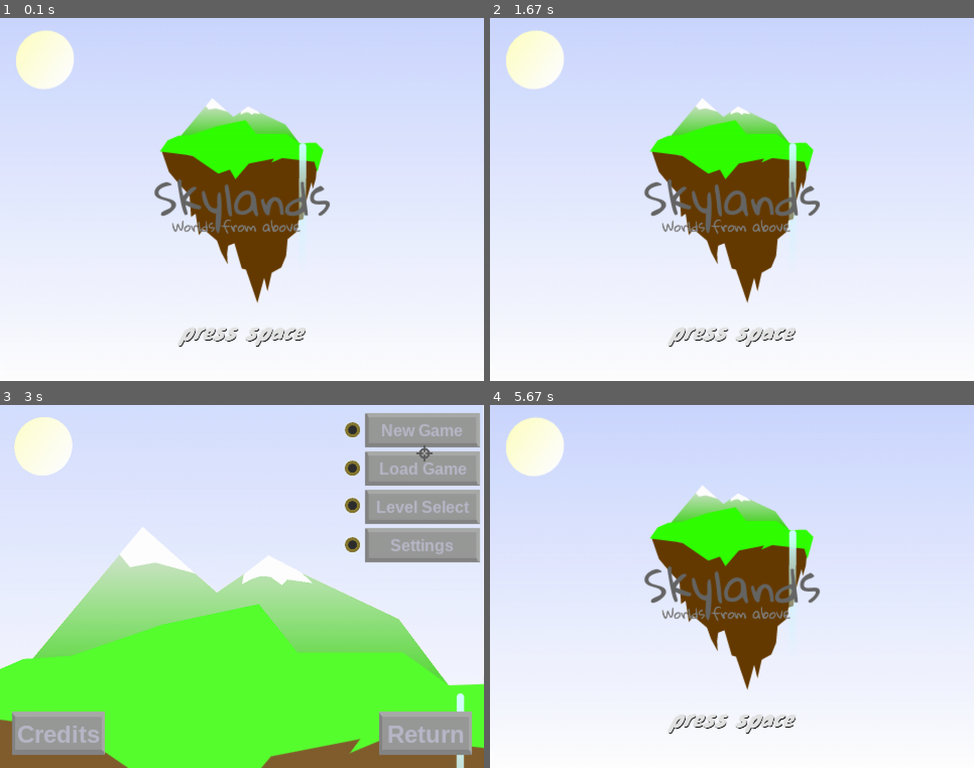
Above: before the commit, frames 1-4 (two rows, left to right).
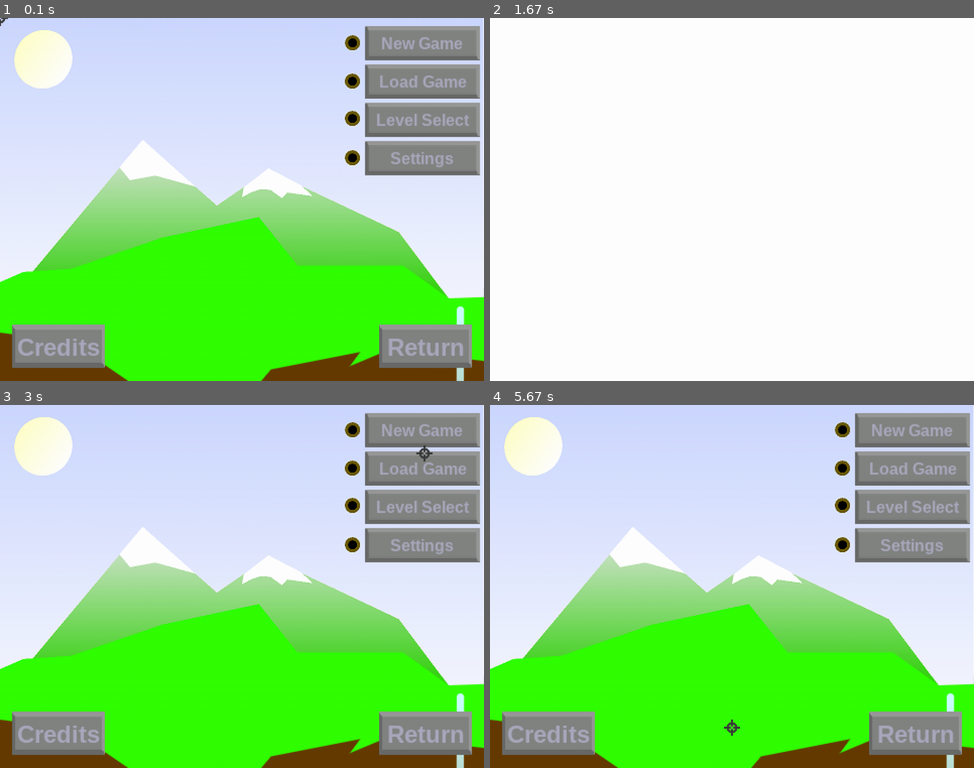
Above: after the commit, the same moments.

Repository: kjniemela/Skylands-WFA-py
Game: pygame game, started from main.py
Two runs of this game, one before a commit and one after it. Both use one fixed random seed, a clock stepped at 60 frames per second and the inputs below.
Inputs (mouse positions are in pixels of both pictures, inside the frame that each line leads up to):
- Up to frame 1 (0.1 s): no input
- Up to frame 2 (1.67 s): press the mouse at (915, 159) at 0.37 s; move the mouse to (746, 221) at 0.47 s; release the mouse at (581, 282) at 0.6 s; press the mouse at (732, 341) at 0.7 s; move the mouse to (649, 206) at 0.8 s; release the mouse at (572, 72) at 0.93 s; press the mouse at (548, 348) at 1.03 s; move the mouse to (644, 293) at 1.13 s; release the mouse at (736, 235) at 1.27 s; press the mouse at (915, 348) at 1.37 s; move the mouse to (741, 312) at 1.47 s; release the mouse at (572, 272) at 1.6 s
- Up to frame 3 (3 s): tap Space at 1.67 s; press the mouse at (58, 735) at 2.03 s; move the mouse to (145, 684) at 2.13 s; release the mouse at (237, 637) at 2.27 s; hold Esc 2.33-2.8 s; move the mouse to (125, 590) at 2.37 s; click (425, 452) at 2.88 s
- Up to frame 4 (5.67 s): press the mouse at (548, 735) at 3.2 s; move the mouse to (702, 611) at 3.3 s; release the mouse at (853, 484) at 3.43 s; press the mouse at (915, 735) at 3.53 s; move the mouse to (843, 651) at 3.63 s; release the mouse at (770, 564) at 3.77 s; tap Space at 3.83 s; press the mouse at (915, 735) at 4.2 s; move the mouse to (814, 601) at 4.3 s; release the mouse at (712, 463) at 4.43 s; press the mouse at (915, 546) at 4.53 s; move the mouse to (901, 561) at 4.63 s; release the mouse at (886, 579) at 4.77 s; click (732, 728) at 5.38 s

The runs differ from the first frame. In frame 1, 61% of the frame differs, in the area x 0-100%, y 0-100%; in frame 2, 58%; in frame 3, 39%; in frame 4, 61%.

Commit message:
final push from saekinter

Diff:
--- a/entities.py
+++ b/entities.py
@@ -61,11 +61,6 @@
         shoaldier[1][i[0]] = pygame.image.load(resource_path('assets/shoaldier/%s.png'%(i[0])))
         shoaldier[-1][i[0]] = pygame.transform.flip(shoaldier[1][i[0]], True, False)
     door_controller = pygame.image.load(resource_path('assets/door_controller.png'))
-def loadEntitySounds(vol):
-    global shoaldier_fire
-
-    shoaldier_fire = pygame.mixer.Sound(resource_path("assets/GDFSER-fire2.wav"))
-    shoaldier_fire.set_volume(1*vol)
 
 def blitRotateCenter(surf, image, angle, pos, camPos):
 
@@ -299,6 +294,7 @@
         if self.brain['fire'] and self.gunCooldown == 0:
             #shoaldier_fire.set_volume(1*vol)
             #shoaldier_fire.play()
+            self.level.play_sound("stb_shoot")
             self.level.projectiles.append(Bullet(self.gunX, -self.gunY, self.rightArm+(self.rightHand*self.facing), 5, self))
             self.gunCooldown = 100
 
@@ -388,7 +384,10 @@
             self.gunY = handY+(Sin(-(self.rightArm+self.rightHand))*(15))+4
             blitRotateCenter(win, shoaldier[self.facing]['gun_hand'], self.rightArm+self.rightHand, (handX,handY), (camX,camY))
     def damage(self, dmg, src, knockback=(0,0)): #0: fall damage - 1: melee damage
+        self.level.play_sound('hurt')
         self.hp -= dmg
+        self.xVel += knockback[0]
+        self.yVel += knockback[1]
 
 class DoorController(Entity):
     def __init__(self, level, x, y):
--- a/level.py
+++ b/level.py
@@ -132,7 +132,7 @@
 
 class Level:
     debugMode = False
-    def __init__(self, src, player, music={}):
+    def __init__(self, src, player, music={}, sounds={}, vol=1):
 
         self.platforms = []
         self.overlays = []
@@ -150,10 +150,12 @@
         self.player.level = self
         self.src = src
 
+        self.sounds = sounds
         self.tracks = {}
 
         for track in music:
             self.tracks[track] = (pygame.mixer.Sound(resource_path(music[track])))
+            self.tracks[track].set_volume(1*vol)
 
         self.entityTypes = {
             "shoaldier": Shoaldier,
@@ -198,12 +200,15 @@
                     self.tick = script
             elif i[0] == 'music':
                 self.tracks[i[1]] = (pygame.mixer.Sound(resource_path(' '.join(i[2:]))))
+                self.tracks[i[1]].set_volume(1*vol)
         #self.generate(50)\
 
         try:
             self.curTrack = list(self.tracks.keys())[0]
         except IndexError:
             self.curTrack = None
+    def play_sound(self, sound):
+        self.sounds[sound].play()
     def tick(self, level):
         pass
     def generate(self, times):
@@ -292,7 +297,7 @@
                 del self.entities[self.entities.index(entity)]
         for projectile in self.projectiles:
             if projectile.tick() and not projectile.get_touching(self):
-                pygame.draw.aaline(win, (111, 255, 239, 0.5), ((projectile.x-camX),-(projectile.y-camY)), ((projectile.x-camX-projectile.xVel),-(projectile.y-camY-projectile.yVel)))
+                #pygame.draw.aaline(win, (111, 255, 239, 0.5), ((projectile.x-camX),-(projectile.y-camY)), ((projectile.x-camX-projectile.xVel),-(projectile.y-camY-projectile.yVel)))
                 blitRotateCenter(win, bullet, projectile.d, (projectile.x-6,-projectile.y-3), (camX,camY))
             else:
                 del self.projectiles[self.projectiles.index(projectile)]
--- a/main.py
+++ b/main.py
@@ -29,7 +29,7 @@
 
 VERSION_MAJOR = 0
 VERSION_MINOR = 2
-VERSION_PATCH = 2
+VERSION_PATCH = 3
 
 pygame.display.init()
 islandIcon = pygame.image.load(resource_path('assets/icon.png'))
@@ -65,8 +65,8 @@
 menuYOffset = 0
 
 #MENU
-vol = 0.5
-playMusic = True
+vol = 1
+playMusic = False
 
 pygame.mixer.pre_init(44100, -16, 4, 512)
 pygame.mixer.init()
@@ -141,10 +141,56 @@
     gameMusic.set_volume(1*vol)
     menuMusic.set_volume(1*vol)
 
-GDFSER_shoot = pygame.mixer.Sound(resource_path("assets/GDFSER-fire2.wav"))
-GDFSER_shoot.set_volume(1*vol)
-
-loadEntitySounds(vol)
+GDFSER1 = pygame.mixer.Sound(resource_path("assets/GDFSER1.wav"))
+GDFSER1.set_volume(1*vol)
+GDFSER2 = pygame.mixer.Sound(resource_path("assets/GDFSER2.wav"))
+GDFSER2.set_volume(1*vol)
+
+step1 = pygame.mixer.Sound(resource_path("assets/step1.wav"))
+step1.set_volume(1*vol)
+step2 = pygame.mixer.Sound(resource_path("assets/step2.wav"))
+step2.set_volume(1*vol)
+step3 = pygame.mixer.Sound(resource_path("assets/step3.wav"))
+step3.set_volume(1*vol)
+land = pygame.mixer.Sound(resource_path("assets/land.wav"))
+land.set_volume(1*vol)
+pickup = pygame.mixer.Sound(resource_path("assets/gem.wav"))
+pickup.set_volume(1*vol)
+alert = pygame.mixer.Sound(resource_path("assets/alert.wav"))
+alert.set_volume(1*vol)
+hurt = pygame.mixer.Sound(resource_path("assets/hurt2.wav"))
+hurt.set_volume(1*vol)
+click = pygame.mixer.Sound(resource_path("assets/click.wav"))
+click.set_volume(1*vol)
+door_open = pygame.mixer.Sound(resource_path("assets/door_open.wav"))
+door_open.set_volume(1*vol)
+door_close = pygame.mixer.Sound(resource_path("assets/door_close.wav"))
+door_close.set_volume(1*vol)
+powerup = pygame.mixer.Sound(resource_path("assets/powerup.wav"))
+powerup.set_volume(1*vol)
+hum = pygame.mixer.Sound(resource_path("assets/hum.wav"))
+hum.set_volume(1*vol)
+button = pygame.mixer.Sound(resource_path("assets/button.wav"))
+button.set_volume(1*vol)
+
+sounds = {
+    'player_shoot': GDFSER1,
+    'stb_shoot': GDFSER2,
+    'step1': step1,
+    'step2': step2,
+    'step3': step3,
+    'land': land,
+    'hurt': hurt,
+    'pickup': pickup,
+    'alert': alert,
+    'click': click,
+    'door_open': door_open,
+    'door_close': door_close,
+    'powerup': powerup,
+    'hum': hum,
+    'button': button
+}
+
 ###########
 
 ###FONTS###
@@ -539,7 +585,6 @@
 print("Skylands: Worlds from Above v%d.%d.%d" % (VERSION_MAJOR, VERSION_MINOR, VERSION_PATCH))
 
 player = Player(125, 25, save_file)
-level = Level("lab", player, {})
 
 run = True
 runMenu = True
@@ -582,63 +627,77 @@
         pygame.display.update()
 
     curChannel = menuMusic.play(-1)
-
-    while run and runMenu:
-        clock.tick(60)
-        for event in pygame.event.get():
-            if event.type == pygame.QUIT:
-                run = False
-            if event.type == pygame.MOUSEMOTION:
+else:
+    gameState = "playMenu"
+
+while run and runMenu:
+    clock.tick(60)
+    for event in pygame.event.get():
+        if event.type == pygame.QUIT:
+            run = False
+        if event.type == pygame.MOUSEMOTION:
+            mouseX, mouseY = event.pos
+            mouseX -= menuXOffset
+            mouseY -= menuYOffset
+            mouseX *= 480/winW
+            mouseY *= 360/winH
+        if event.type == pygame.MOUSEBUTTONDOWN:
+            if event.button == 1:
                 mouseX, mouseY = event.pos
                 mouseX -= menuXOffset
                 mouseY -= menuYOffset
                 mouseX *= 480/winW
                 mouseY *= 360/winH
-            if event.type == pygame.MOUSEBUTTONDOWN:
-                if event.button == 1:
-                    mouseX, mouseY = event.pos
-                    mouseX -= menuXOffset
-                    mouseY -= menuYOffset
-                    mouseX *= 480/winW
-                    mouseY *= 360/winH
-                    #print(mouseX, mouseY)
-                    if gameState == "playMenu":
-                        if mouseY<32 and 375<mouseX<470:
-                            runMenu = False
-                        if 47<mouseY<77 and 375<mouseX<470:
-                            #LOAD
-                            pass
-                        if 125<mouseY<155 and 375<mouseX<470:
-                            #SETTINGS
-                            controlsScreen("playMenu")
-                        if 310<mouseY<348 and 377<mouseX<465:
-                            fade.fade_white(6, "mainMenu")
-                        if 310<mouseY<348 and 16<mouseX<100:
-                            creditsY = 40
-                            fade.fade_white(6, "credits")
-            if event.type == pygame.VIDEORESIZE:
-                if event.w/480 > event.h/360:
-                    winW, winH = int(480*(event.h/360)), event.h
-                    menuXOffset = int(event.w/2) - int(480*(event.h/360)/2)
-                    menuYOffset = 0
-                else:
-                    winW, winH = event.w, int(360*(event.w/480))
-                    menuXOffset = 0
-                    menuYOffset = int(event.h/2) - int(360*(event.w/480)/2)
-                surface = pygame.display.set_mode((event.w, event.h), pygame.RESIZABLE)
-                win2 = pygame.Surface((winW, winH))
-                #bg = pygame.transform.scale(sky, (event.w, event.h))
-                #menu = pygame.transform.scale(menuIsland, (480, 360))
-
-        keys = pygame.key.get_pressed()
-
-        if gameState == "mainMenu":
-            if keys[pygame.K_SPACE]:
-                fade.fade_white(6, "playMenu")
-
-        drawGameWindow()
-    if playMusic:
-        menuMusic.fadeout(1000)
+                #print(mouseX, mouseY)
+                if gameState == "playMenu":
+                    if mouseY<32 and 375<mouseX<470:
+                        #NEW GAME
+                        runMenu = False
+                        button.play()
+                        level = Level("narbadhir1", player, {}, sounds, vol)
+                    if 47<mouseY<77 and 375<mouseX<470:
+                        #LOAD
+                        pass
+                        button.play()
+                    if 125<mouseY<155 and 375<mouseX<470:
+                        #SETTINGS
+                        button.play()
+                        controlsScreen("playMenu")
+                    if 310<mouseY<348 and 377<mouseX<465:
+                        #RETURN
+                        button.play()
+                        fade.fade_white(6, "mainMenu")
+                    if 310<mouseY<348 and 16<mouseX<100:
+                        #CREDITS
+                        creditsY = 40
+                        button.play()
+                        fade.fade_white(8, "credits")
+        if event.type == pygame.VIDEORESIZE:
+            if event.w/480 > event.h/360:
+                winW, winH = int(480*(event.h/360)), event.h
+                menuXOffset = int(event.w/2) - int(480*(event.h/360)/2)
+                menuYOffset = 0
+            else:
+                winW, winH = event.w, int(360*(event.w/480))
+                menuXOffset = 0
+                menuYOffset = int(event.h/2) - int(360*(event.w/480)/2)
+            surface = pygame.display.set_mode((event.w, event.h), pygame.RESIZABLE)
+            win2 = pygame.Surface((winW, winH))
+            #bg = pygame.transform.scale(sky, (event.w, event.h))
+            #menu = pygame.transform.scale(menuIsland, (480, 360))
+
+    keys = pygame.key.get_pressed()
+
+    if gameState == "mainMenu":
+        if keys[pygame.K_SPACE]:
+            fade.fade_white(6, "playMenu")
+    elif gameState == "credits":
+        if keys[pygame.K_ESCAPE]:
+            fade.fade_white(8, "playMenu")
+
+    drawGameWindow()
+if playMusic:
+    menuMusic.fadeout(1000)
     fade.fade_black(6, "inGame")
 else:
     gameState = "inGame"
@@ -730,7 +789,7 @@
     if not (player.walljump and player.wallJumpTime < 5):
         if keys[controlsMap["left"]]:
             if player.xVel > -3:
-                player.xVel -= 2
+                player.xVel -= 0.5 if player.sneaking else 2
                 player.xVel *= 0.6
             else:
                 pass#player.xVel = -3
@@ -738,7 +797,7 @@
             #player.facing = -1
         if keys[controlsMap["right"]]:
             if player.xVel < 3:
-                player.xVel += 2
+                player.xVel += 0.5 if player.sneaking else 2
                 player.xVel *= 0.6
             else:
                 pass#player.xVel = 3
@@ -766,14 +825,19 @@
         elif not  keys[pygame.K_g]:
             player.yVel *= 0.9
     else:
-        if keys[controlsMap["up"]] and player.touchingPlatform and player.jumping == 0:
+        if keys[controlsMap["up"]] and player.touchingPlatform and player.jumping == 0 and not player.sneaking:
             player.jumping = 1
             player.yVel += 10
         elif player.touchingPlatform:
-            if keys[controlsMap["sneak"]]:
-                player.heightHead = 0
-            else:
-                player.heightHead = 18
+            if keys[controlsMap["sneak"]] and not player.falling:
+                #player.heightHead = 0
+                player.heightBody = 36
+                player.sneaking = True
+            elif player.sneaking:
+                #player.heightHead = 18
+                player.heightBody = 48
+                player.sneaking = False
+                player.y += 12
 
     if keys[controlsMap["fly"]] and not held[controlsMap["fly"]]:
         if not fly:
@@ -786,15 +850,20 @@
         level.debugMode = not level.debugMode
 
     if keys[controlsMap["reset"]]:
-        level.__init__(level.src, player)
-    if keys[controlsMap["fire"]] and player.gunCooldown == 0 and player.power >= player.gunPower and not player.reload:
-        GDFSER_shoot.play()
-        bulletspeed = 20
-        level.projectiles.append(Bullet(player.gunX, -player.gunY, player.rightArm+(player.rightHand*player.facing), bulletspeed, player))
-        player.gunCooldown = 20
-        player.power -= player.gunPower
-        if player.power < player.gunPower:
-            player.reload = True
+        level.__init__(level.src, player, {}, sounds)
+    if keys[controlsMap["fire"]] and player.gunCooldown == 0:
+        if player.power >= player.gunPower and not player.reload:
+            level.play_sound("player_shoot")
+            bulletspeed = 20
+            player.gunCooldown = 20
+            level.projectiles.append(Bullet(player.gunX, -player.gunY, player.rightArm+(player.rightHand*player.facing), bulletspeed, player))
+            player.power -= player.gunPower
+            if player.power < player.gunPower:
+                player.reload = True
+        else:
+            level.play_sound("click")
+            player.gunCooldown = 30
+
 
     if player.gunCooldown > 0:
         player.gunCooldown -= 1
@@ -807,6 +876,7 @@
             player.power = player.maxPower
         if player.power == player.maxPower:
             player.reload = False
+            player.gunCooldown = 0
 
     if player.y < -2000:
         player.hp = 0
--- a/player.py
+++ b/player.py
@@ -1,4 +1,5 @@
 from time import time
+from random import randint
 import math
 
 def distance(x1, y1, x2, y2):
@@ -64,6 +65,8 @@
     global walkLeft
     global idleRight
     global idleLeft
+    global sneakRight
+    global sneakLeft
     global headRight
     global headLeft
     global armNearRight
@@ -87,6 +90,8 @@
     walkLeft = [pygame.transform.flip(pygame.image.load(resource_path('assets/body_walk%s.png' % frame)), True, False) for frame in range(1, 9)]
     idleRight = pygame.image.load(resource_path('assets/body_idle.png'))
     idleLeft = pygame.transform.flip(idleRight, True, False)
+    sneakRight = pygame.image.load(resource_path('assets/body_duck.png'))
+    sneakLeft = pygame.transform.flip(sneakRight, True, False)
     headRight = pygame.image.load(resource_path('assets/head.png'))
     headLeft = pygame.transform.flip(headRight, True, False)
 
@@ -140,6 +145,7 @@
         self.falling = True
         self.jumping = 0
         self.walljump = False
+        self.sneaking = False
         self.wallJumpTime = 0
         self.gunX = 0
         self.gunY = 0
@@ -156,6 +162,7 @@
         self.power = 0
         self.aim = 0
         self.quest = "B116"
+        self.drawHUD = True
         if save_file == None:
             self.x = x
             self.y = y
@@ -218,6 +225,9 @@
         if self.walkFrame < 0:
             self.walkFrame = 30
 
+        if (self.walkFrame == 10 or self.walkFrame == 25) and self.touchingPlatform:
+            self.level.play_sound('step%i'%(randint(1, 3)))
+
         for i in playerdata:
             try:
                 self.drawPlayer(playerdata[i][0], playerdata[i][1], -1 if abs(playerdata[i][2])> 90 else 1, playerdata[i][2], camX, camY, win, mouseX, mouseY, winW, winH)
@@ -248,16 +258,22 @@
             handY = (-y-(0))+(Sin(-self.leftArm)*(11))
             blitRotateCenter(win, handFarRight, self.leftArm+self.leftHand, (handX,handY), (camX,camY))
 
-        if abs(self.xVel) > 0:
+        if self.sneaking:
             if self.facing < 0:
-                win.blit(walkLeft[self.walkFrame//4], (x-camX,-(y-camY)))
+                win.blit(sneakLeft, (x-camX+3,-(y-camY)))
             elif facing > 0:
-                win.blit(walkRight[self.walkFrame//4], (x-camX,-(y-camY)))
+                win.blit(sneakRight, (x-camX-7,-(y-camY)))
         else:
-            if facing == -1:
-                win.blit(idleLeft, (x-camX,-(y-camY)))
-            elif facing == 1:
-                win.blit(idleRight, (x-camX,-(y-camY)))
+            if abs(self.xVel) > 0:
+                if self.facing < 0:
+                    win.blit(walkLeft[self.walkFrame//4], (x-camX,-(y-camY)))
+                elif facing > 0:
+                    win.blit(walkRight[self.walkFrame//4], (x-camX,-(y-camY)))
+            else:
+                if facing == -1:
+                    win.blit(idleLeft, (x-camX,-(y-camY)))
+                elif facing == 1:
+                    win.blit(idleRight, (x-camX,-(y-camY)))
 
         if facing == -1:
             blitRotateCenter(win, headLeft, min(max(head_rot_left, -45), 45), (x,-y-(20)), (camX,camY))
@@ -281,6 +297,7 @@
         """
         0: fall damage - 1: melee damage
         """
+        self.level.play_sound('hurt')
         self.hp -= dmg
         self.xVel += knockback[0]
         self.yVel += knockback[1]
@@ -356,6 +373,8 @@
                     self.upTouching = (self.y+(self.heightHead))-(platform.y-(platform.h/2))
                     self.downTouching = (platform.y+(platform.h/2))-(self.y-(self.heightBody))
                     if self.downTouching > 0 and self.downTouching <= -(yChange-2):
+                        if self.yVel < -5:
+                            self.level.play_sound('land')
                         if self.yVel < -20:
                             dmg = math.ceil((abs(self.yVel)-11)/8)
                             self.yVel = 0
--- a/scripts.py
+++ b/scripts.py
@@ -3,7 +3,7 @@
 def lab(level):
     if not "doors" in level.__dir__():
         level.doors = {
-            "door_1": [0, -21, -1, 120, 5],
+            "door_1": [0, -21, -1, 120, 5, False, False],
             }
     if not "dclv" in level.data:
         level.data["dclv"] = 0
@@ -13,12 +13,23 @@
         if distance(level.player.x+(level.player.width/2), level.player.y, door.x, level.doors[doorID][1]) < 75 and level.doors[doorID][0] < level.doors[doorID][3]:
             level.doors[doorID][0] += level.doors[doorID][4]
             door.y = level.doors[doorID][1] + (level.doors[doorID][0]*level.doors[doorID][2])
+            if not level.doors[doorID][5]:
+                level.doors[doorID][6] = False
+                level.doors[doorID][5] = True
+                level.play_sound('door_open')
         elif level.doors[doorID][0] > 0:
             level.doors[doorID][0] -= level.doors[doorID][4]
             door.y = level.doors[doorID][1] + (level.doors[doorID][0]*level.doors[doorID][2])
+            if not level.doors[doorID][6] and level.doors[doorID][0] < (level.doors[doorID][3]*0.9):
+                level.doors[doorID][6] = True
+                level.play_sound('door_close')
+            if level.doors[doorID][0] < (level.doors[doorID][3]//2):
+                level.doors[doorID][5] = False
     if level.controls["controller1"].is_dead:
         door = level.controls["door_c1"]
         if door.y > 340:
+            if level.data["dclv"] == 0:
+                level.play_sound('door_open')
             level.data["dclv"] += 1
             door.y -= level.data["dclv"]
         else:
Binary file added: assets/HUD - Copy.png
Binary file changed: assets/HUD.png
Binary file added: assets/reboot.png
Not shown, removed: levels/level1
Renamed: levels/level2 -> levels/narbadhir1
Not shown, removed: assets/GDFSER-fire.wav
Not shown, removed: assets/GDFSER-fire2-old1.wav
Not shown, removed: assets/GDFSER-fire2.wav
Not shown, added: assets/GDFSER1.wav
Not shown, added: assets/GDFSER2.wav
Not shown, added: assets/GDFSER3.wav
Not shown, added: assets/GDFSER4.wav
(and 15 more such lines)
